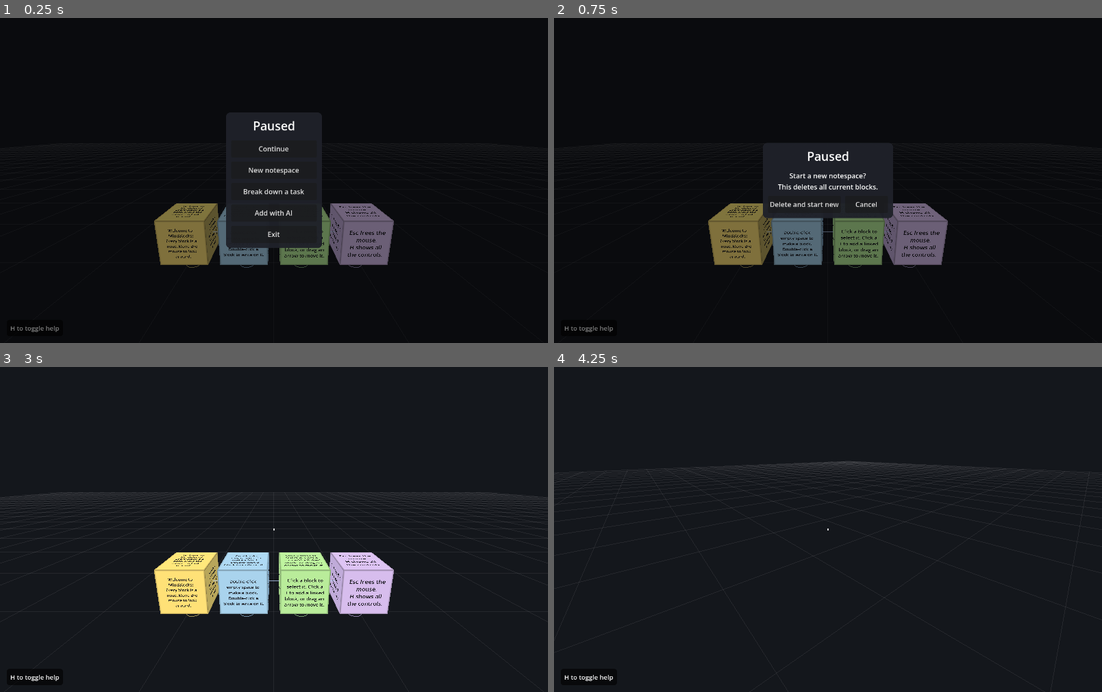
Above: before the commit, frames 1-4 (two rows, left to right).
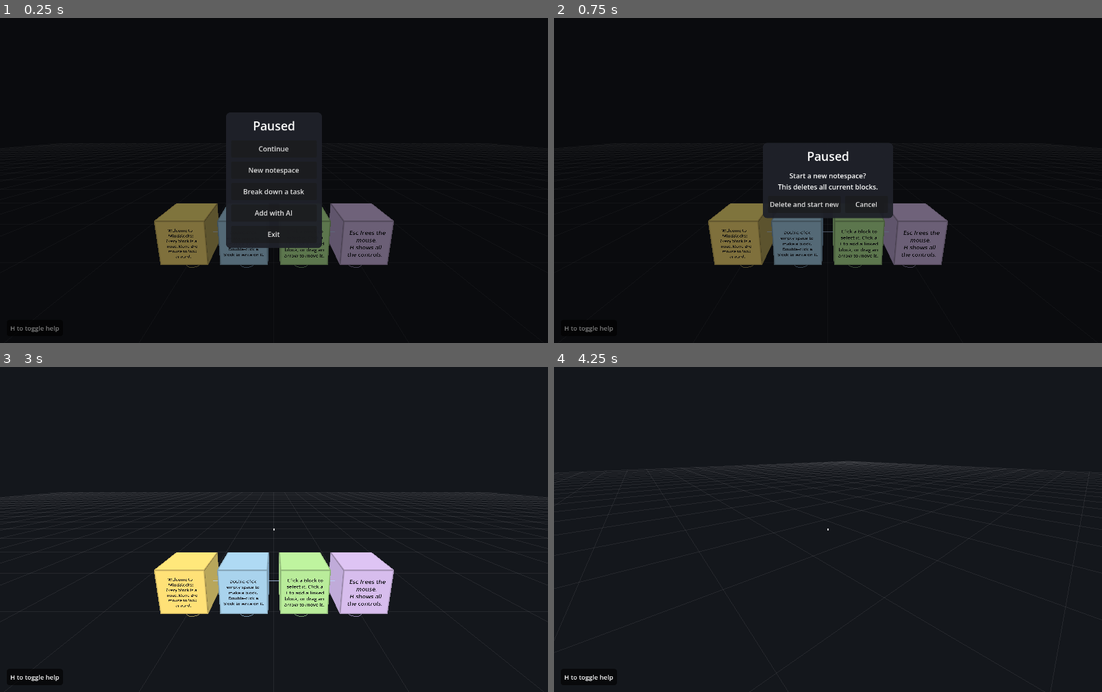
Above: after the commit, the same moments.

Repository: reigokruus/mindblocks
Game: Godot game, scene res://main.tscn
Two runs of this game, one before a commit and one after it. Both use one fixed random seed, a clock stepped at 60 frames per second and the inputs below.
Inputs (mouse positions are in pixels of both pictures, inside the frame that each line leads up to):
- Up to frame 1 (0.25 s): no input
- Up to frame 2 (0.75 s): click "New notespace" at 0.5 s
- Up to frame 3 (3 s): click "Cancel" at 1.25 s; click "New notespace" at 2 s; tap Enter at 2.75 s; move the mouse to (394, 513) at 2.77 s; hold D from 2.78 s (still down); hold Ctrl from 2.78 s (still down); click (394, 513) at 2.92 s
- Up to frame 4 (4.25 s): tap Space at 3.02, 3.5, 3.77 s; move the mouse to (800, 529) at 3.52 s; release D at 3.53 s; release Ctrl at 3.53 s; hold W from 3.53 s (still down); tap E at 3.6 s; click (800, 529) at 3.67 s

The runs differ from the first frame. In frame 1, 0.1% of the frame differs, in the area x 31-70%, y 57-73%; in frame 2, 0.1%; in frame 3, 0.2%; in frame 4, nothing differs.

Commit message:
Show text on one upright face, wobble moving stacks, and click on link and snap
Each block now shows its text only on the face turned most toward the
camera, crossfading to another face as you fly around. Side-face text
stays level with the world; top and bottom faces click round in quarter
turns to face you.

Blocks carried by an anchor follow it on damped springs, so the stack
lags, overshoots and tilts a little, then settles exactly where it was
moved. Undo still restores every block, also mid-wobble.

A short synthesized click plays when two blocks are linked (Shift+click
or a + button; lower for unlinking) and when a block or stack snaps into
place.

Co-Authored-By: Claude Opus 5.5 (1M context) <noreply@anthropic.com>
Claude-Session: https://claude.ai/code/session_01G7CSNFiAhJSjzkSDKcSeUX

Diff:
--- a/scripts/main.gd
+++ b/scripts/main.gd
@@ -96,6 +96,12 @@
 }
 """
 const SETTLE_TIME := 0.4
+## The click played when two blocks get linked or a block snaps into place:
+## a short, quickly fading tick made in code (no sound file needed).
+const CLICK_HZ := 1700.0
+const CLICK_LENGTH := 0.045
+const CLICK_DECAY := 110.0  # per second
+const CLICK_VOLUME_DB := -8.0
 const UNDO_LIMIT := 50
 ## Undo / redo messages, top right: the newest sits at the bottom of the stack,
 ## older ones float up and fade; each disappears after TOAST_LIFE seconds.
@@ -151,6 +157,15 @@
 ## Add with AI: how far apart new top-level groups are kept from everything
 ## else, and how much changed blocks swell when they pulse.
 const AI_CLUSTER_GAP := 10.0
+## A moving anchor's stack follows on springs: stiffness (per link hop 1,
+## loosened by FOLLOW_HOP_LOOSEN for each hop further), damping ratio (below
+## 1 overshoots), tilt (radians per unit/s of speed, up to FOLLOW_MAX_TILT).
+const FOLLOW_STIFFNESS := 120.0
+const FOLLOW_DAMPING := 0.45
+const FOLLOW_HOP_LOOSEN := 0.35
+const FOLLOW_TILT := 0.02
+const FOLLOW_MAX_TILT := 0.3
+const FOLLOW_SUBSTEPS := 3
 const AI_PULSE := 1.2
 
 const HELP_TEXT := """Mouse — look around · clicks act at the crosshair
@@ -243,6 +258,7 @@
 ## tween (the anchor's ease after it's let go, if any)}. Every block linked to
 ## the anchor, directly or through others, keeps its offset.
 var follow: Dictionary = {}
+var click_player: AudioStreamPlayer
 ## Ctrl+C copies the selected cube here: {text, color, status, rot}.
 var clipboard: Dictionary = {}
 
@@ -295,6 +311,7 @@
 	notes_root.name = "Notes"
 	add_child(notes_root)
 	_build_ui()
+	_build_click()
 	ai_http = HTTPRequest.new()
 	ai_http.timeout = AI_TIMEOUT
 	ai_http.request_completed.connect(_on_ai_response)
@@ -928,6 +945,7 @@
 				return
 			if hit and e.shift_pressed and selected and selected != hit:
 				_toggle_link(selected, hit)
+				_click(1.0 if _linked(selected, hit) else 0.75)  # unlinking clicks lower
 				return
 			if hit and e.alt_pressed:
 				hit = _copy_in_place(hit)  # drag out a copy, the original stays
@@ -1222,10 +1240,11 @@
 		if not target.is_equal_approx(moved.global_position) or snap:
 			follow["tween"] = _ease_note(moved, target,
 				snap_target["rot"] if snap else moved.quaternion, SNAP_TIME if snap else SETTLE_TIME)
-		else:
-			follow = {}
+			if snap:
+				(follow["tween"] as Tween).finished.connect(_click)
+		# The stack keeps following until it has wobbled to rest (see _update_follow).
 	elif snap:
-		_ease_note(moved, snap_target["pos"], snap_target["rot"], SNAP_TIME)
+		_ease_note(moved, snap_target["pos"], snap_target["rot"], SNAP_TIME).finished.connect(_click)
 	elif moved:
 		_settle(moved)  # dropped inside / too close to another cube: float free
 	snap_target = {}
@@ -1234,24 +1253,56 @@
 		_commit_move()
 
 
+# --- Click sound ------------------------------------------------------------
+
+## Synthesizes the click: a sine tick with a fast fade, as 16-bit mono PCM.
+func _build_click() -> void:
+	var rate := 44100
+	var count := int(rate * CLICK_LENGTH)
+	var data := PackedByteArray()
+	data.resize(count * 2)
+	for i in count:
+		var t := float(i) / rate
+		var v := sin(TAU * CLICK_HZ * t) * exp(-t * CLICK_DECAY)
+		v *= minf(1.0, t * 2000.0)  # half a millisecond fade-in, so it doesn't pop
+		data.encode_s16(i * 2, int(clampf(v, -1.0, 1.0) * 26000.0))
+	var wav := AudioStreamWAV.new()
+	wav.format = AudioStreamWAV.FORMAT_16_BITS
+	wav.mix_rate = rate
+	wav.stereo = false
+	wav.data = data
+	click_player = AudioStreamPlayer.new()
+	click_player.stream = wav
+	click_player.volume_db = CLICK_VOLUME_DB
+	click_player.max_polyphony = 4  # quick clicks in a row don't cut each other off
+	add_child(click_player)
+
+
+## Plays the click, at `pitch` (1 = normal) with a slight random variation.
+func _click(pitch: float = 1.0) -> void:
+	click_player.pitch_scale = pitch * randf_range(0.95, 1.05)
+	click_player.play()
+
+
 # --- Anchors ----------------------------------------------------------------
 
-## Every block linked to `n`, directly or through other blocks (not `n` itself).
-func _stack_of(n: NoteScript) -> Array[NoteScript]:
+## Every block linked to `n`, directly or through other blocks (not `n`
+## itself), with how many links away from `n` it is.
+func _stack_of(n: NoteScript) -> Dictionary:
 	var neighbors := {}  # id -> linked ids
 	for l in links:
 		neighbors.get_or_add(l[0], []).append(l[1])
 		neighbors.get_or_add(l[1], []).append(l[0])
-	var seen := {n.id: true}
+	var hops := {n.id: 0}
 	var queue: Array = [n.id]
-	var stack: Array[NoteScript] = []
+	var stack := {}
 	while not queue.is_empty():
-		var id = queue.pop_back()
+		var id = queue.pop_front()
 		for other in neighbors.get(id, []):
-			if not seen.has(other) and notes.has(other):
-				seen[other] = true
+			if not hops.has(other) and notes.has(other):
+				hops[other] = hops[id] + 1
 				queue.append(other)
-				stack.append(notes[other])
+				stack[notes[other]] = hops[other]
 	return stack
 
 
@@ -1263,35 +1314,68 @@
 	follow = {}
 	if n == null or not n.anchor:
 		return
+	var stack := _stack_of(n)
+	if stack.is_empty():
+		return
 	var offsets := {}
 	var records: Array = []
-	for m in _stack_of(n):
+	var springs := {}
+	for m in stack:
 		offsets[m] = m.global_position - n.global_position
 		records.append(_move_record(m))
-	if offsets.is_empty():
-		return
-	follow = {"anchor": n, "offsets": offsets}
+		springs[m] = {"vel": Vector3.ZERO, "rot": m.quaternion, "hops": stack[m]}
+	follow = {"anchor": n, "offsets": offsets, "springs": springs}
 	move_start["followers"] = records
 
 
-## Keeps the stack at its offsets from the anchor; once the anchor has been
-## let go and has finished easing, the stack stops following.
-func _update_follow() -> void:
+## Moves the stack after its anchor. Each block is pulled toward its place
+## (its offset from the anchor) by a damped spring, so it lags, overshoots and
+## wobbles a little, tilting with its speed; blocks more links away are looser.
+## Once the anchor has been let go and has landed, and every block has come
+## to rest, they're put exactly in place and the stack stops following.
+## With `force`, everything lands at once (before undo / redo, or a new move).
+func _update_follow(force: bool = false) -> void:
 	if follow.is_empty():
 		return
 	var a: NoteScript = follow["anchor"]
 	if not is_instance_valid(a) or not notes.has(a.id):
 		follow = {}
 		return
-	for m in follow["offsets"]:
-		if is_instance_valid(m) and notes.has(m.id):
-			var p: Vector3 = a.global_position + follow["offsets"][m]
-			if not p.is_equal_approx(m.global_position):
-				m.global_position = p
-				_mark_dirty()
 	var held := a == dragging or (gizmo_axis >= 0 and a == selected)
 	var tween: Tween = follow.get("tween")
-	if not held and (tween == null or not tween.is_running()):
+	var anchor_done := not held and (tween == null or not tween.is_running())
+	var dt := minf(get_process_delta_time(), 0.05) / FOLLOW_SUBSTEPS
+	var resting := true
+	for m in follow["offsets"]:
+		if not (is_instance_valid(m) and notes.has(m.id)):
+			continue
+		var target: Vector3 = a.global_position + follow["offsets"][m]
+		var spring: Dictionary = follow["springs"][m]
+		if force:
+			m.global_position = target
+			m.quaternion = spring["rot"]
+			continue
+		var k: float = FOLLOW_STIFFNESS / (1.0 + FOLLOW_HOP_LOOSEN * (spring["hops"] - 1))
+		var c := 2.0 * FOLLOW_DAMPING * sqrt(k)
+		var x: Vector3 = m.global_position
+		var v: Vector3 = spring["vel"]
+		for step in FOLLOW_SUBSTEPS:
+			v += (k * (target - x) - c * v) * dt
+			x += v * dt
+		spring["vel"] = v
+		m.global_position = x
+		var tilt := minf(v.length() * FOLLOW_TILT, FOLLOW_MAX_TILT)
+		var axis := Vector3.UP.cross(v)
+		m.quaternion = (Quaternion(axis.normalized(), tilt) * spring["rot"]).normalized() \
+				if axis.length() > 0.001 else spring["rot"]
+		if x.distance_to(target) > 0.01 or v.length() > 0.05:
+			resting = false
+	_mark_dirty()
+	if force or (anchor_done and resting):
+		for m in follow["offsets"]:
+			if is_instance_valid(m) and notes.has(m.id):
+				m.global_position = a.global_position + follow["offsets"][m]
+				m.quaternion = follow["springs"][m]["rot"]
 		follow = {}
 
 
@@ -1555,7 +1639,7 @@
 			e["note"].quaternion = e["rot"]
 			_mark_dirty()
 	easing.clear()
-	_update_follow()  # a stack whose anchor just jumped catches up, and stops following
+	_update_follow(true)  # a stack still moving lands too
 
 
 # --- Notes & links ----------------------------------------------------------
@@ -1785,6 +1869,7 @@
 	var new_note := _create_note(pos, "", last_color)
 	new_note.quaternion = n.quaternion  # same orientation as its neighbour
 	_toggle_link(n, new_note)
+	_click()
 	_push_create(new_note, "new block")
 	_open_editor(new_note)
 
--- a/scripts/note.gd
+++ b/scripts/note.gd
@@ -1,5 +1,7 @@
 extends Node3D
-## A single note: a cube floating in 3D space, with the note's text on all six faces.
+## A single note: a cube floating in 3D space. Its text shows on one face only:
+## the one turned most toward the camera, crossfading to another face as the
+## camera moves round, and turned in quarter turns to read upright from where you are.
 ## Every note is the same size; the text is scaled to fill a face, so a single
 ## word is huge and a paragraph is small.
 ## Notes keep their own rotation (they don't turn toward the camera); main
@@ -99,6 +101,12 @@
 	ALPHA = color.a * (1.0 - smoothstep(half_width - aa, half_width + aa, d));
 }
 """
+## Text face switching: how long the crossfade takes, and how much more a
+## face must point at the camera than the current one to take over (so it
+## doesn't flicker at 45°).
+const FADE_TIME := 0.25
+const FACE_HYSTERESIS := 0.1
+const UPRIGHT_HYSTERESIS := 0.15
 const FINISHED_ALPHA := 0.5  # done / failed cubes are see-through, text included
 const DONE_COLOR := Color(0.02, 0.6, 0.18, 0.65)
 const FAILED_COLOR := Color(0.9, 0.12, 0.12, 0.6)
@@ -120,6 +128,11 @@
 var _marks: Array[MeshInstance3D] = []
 var _mark_mat: ShaderMaterial
 var _dim := 0.0
+var _shown := -1  # face showing the text, or -1 before the first frame
+var _face_vis: Array[float] = [0.0, 0.0, 0.0, 0.0, 0.0, 0.0]  # text opacity per face
+var _face_up: Array[Vector3] = []  # text "up" per face, in the cube's space
+var _ink := Color.BLACK
+var _alpha := 1.0
 
 
 func _ready() -> void:
@@ -163,7 +176,9 @@
 		var face_basis := Basis.looking_at(-normal, f[1])  # +Z points out of the face
 		var l := _make_label()
 		l.transform = Transform3D(face_basis, normal * (SIZE * 0.5 + 0.004))
+		l.visible = false
 		_labels.append(l)
+		_face_up.append(f[1])
 		add_child(l)
 		var m := MeshInstance3D.new()
 		m.mesh = quad
@@ -221,9 +236,10 @@
 	if _cube_mat.shader != shader:
 		_cube_mat.shader = shader
 	var ink := Color(0.1, 0.1, 0.12) if color.get_luminance() > 0.5 else Color(0.96, 0.96, 0.96)
-	ink = ink.darkened(_dim * 0.5)
-	for l in _labels:
-		l.modulate = Color(ink, alpha)
+	_ink = ink.darkened(_dim * 0.5)
+	_alpha = alpha
+	for i in _labels.size():
+		_labels[i].modulate = Color(_ink, _alpha * ease(_face_vis[i], -2.0))
 	for m in _marks:
 		m.visible = status != ""
 	if status != "":
@@ -231,6 +247,69 @@
 		mark_col = mark_col.darkened(_dim)
 		_mark_mat.set_shader_parameter("color", mark_col)
 		_mark_mat.set_shader_parameter("shape", 1 if status == "done" else 2)
+
+
+## Picks the face turned most toward the camera for the text, fades faces in
+## and out, and clicks the text on the shown face(s) round to read upright.
+func _process(delta: float) -> void:
+	var cam := get_viewport().get_camera_3d()
+	if cam == null or _labels.is_empty():
+		return
+	var inv := global_transform.affine_inverse()
+	var cam_local := inv * cam.global_position
+	var best := 0
+	var scores: Array[float] = []
+	for i in FACES.size():
+		var n: Vector3 = FACES[i][0]
+		scores.append(n.dot((cam_local - n * SIZE * 0.5).normalized()))
+		if scores[i] > scores[best]:
+			best = i
+	var first := _shown < 0
+	if first or (best != _shown and scores[best] > scores[_shown] + FACE_HYSTERESIS):
+		_shown = best
+	var cam_up := (inv.basis * cam.global_transform.basis.y).normalized()
+	for i in FACES.size():
+		var target := 1.0 if i == _shown else 0.0
+		var was := _face_vis[i]
+		_face_vis[i] = target if first else move_toward(was, target, delta / FADE_TIME)
+		var l := _labels[i]
+		l.visible = _face_vis[i] > 0.001
+		if not l.visible:
+			continue
+		if _face_vis[i] != was:
+			l.modulate = Color(_ink, _alpha * ease(_face_vis[i], -2.0))
+		_turn_upright(i, cam_up, cam_local)
+
+
+## Turns face `i`'s text upright, in quarter turns: of the face's four edge
+## directions, the one closest to the wanted up becomes the text's up. On side
+## faces (facing sideways in the world) that's the world's up, so their text
+## stays upright however you move; on faces pointing up or down it's the
+## camera's up, so the text faces you. A new direction has to be clearly closer
+## (UPRIGHT_HYSTERESIS) before the text clicks round, so it doesn't flip back
+## and forth halfway between two.
+func _turn_upright(i: int, cam_up: Vector3, cam_local: Vector3) -> void:
+	var n: Vector3 = FACES[i][0]
+	var world_n := (global_transform.basis * n).normalized()
+	var ref := cam_up if absf(world_n.y) > 0.7 else (global_transform.basis.inverse() * Vector3.UP).normalized()
+	var want := ref - n * ref.dot(n)
+	if want.length() < 0.2:
+		# The wanted up is nearly along the normal: use the way the camera looks across the face.
+		var across := n * SIZE * 0.5 - cam_local
+		want = across - n * across.dot(n)
+	if want.length() < 0.001:
+		return
+	want = want.normalized()
+	var a: Vector3 = FACES[i][1]
+	var b := n.cross(a)
+	var up := _face_up[i]
+	for c in [a, -a, b, -b]:
+		if c.dot(want) > up.dot(want) + UPRIGHT_HYSTERESIS:
+			up = c
+	if up.is_equal_approx(_face_up[i]):
+		return
+	_face_up[i] = up
+	_labels[i].basis = Basis(up.cross(n), up, n)
 
 
 func set_selected(on: bool) -> void:
Not shown, changed: README.md
